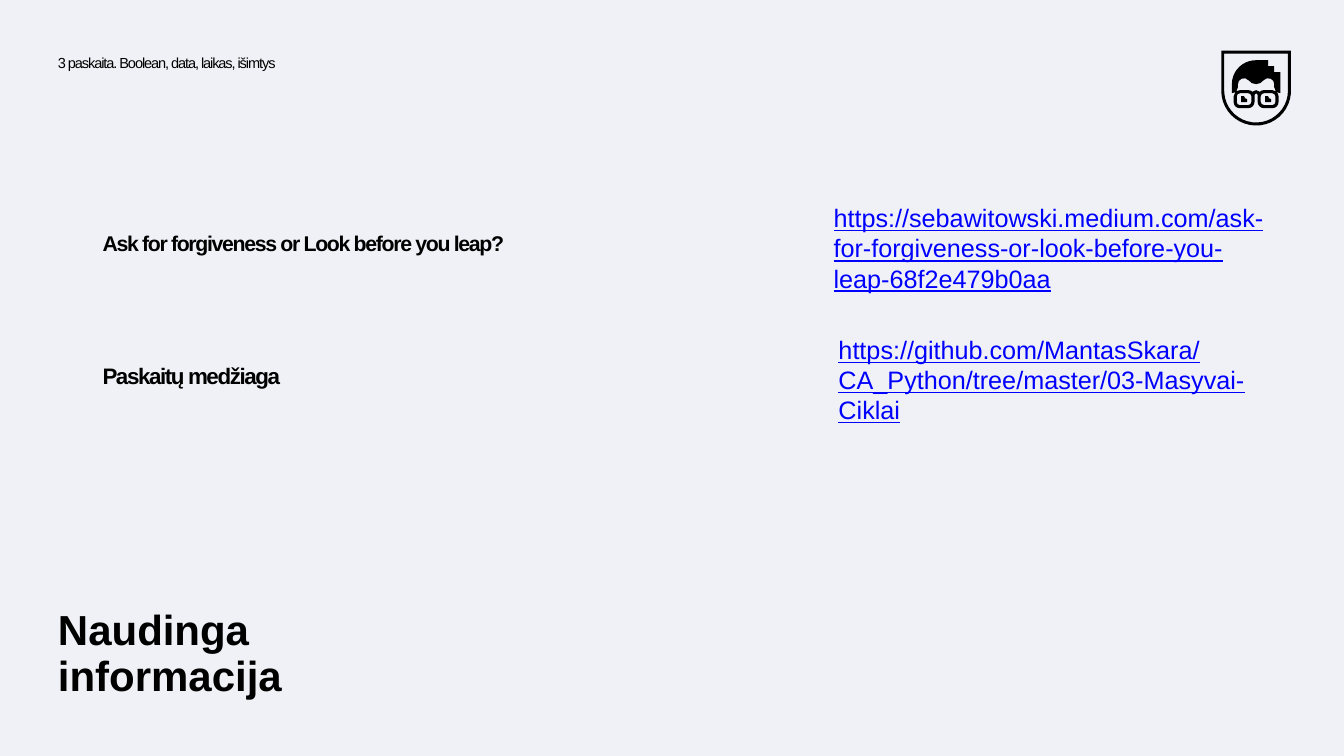
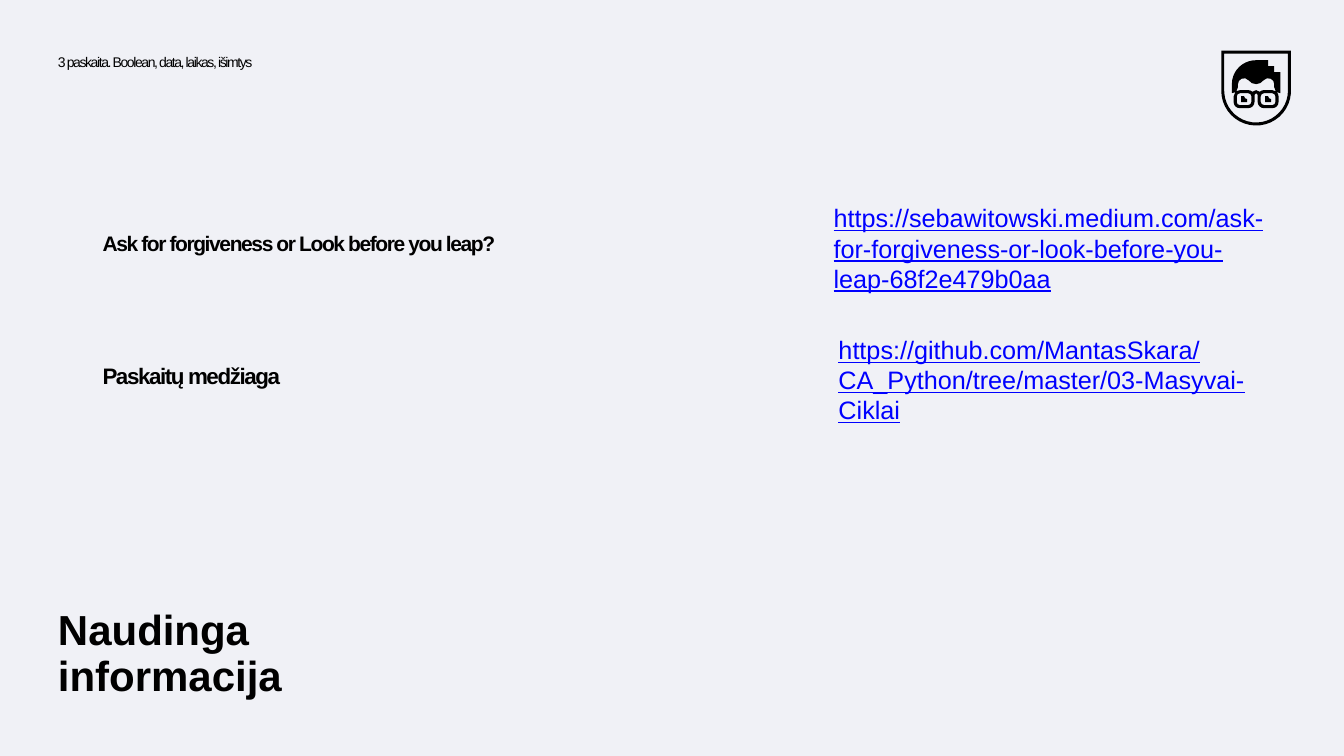
Before and after one commit to MantsSk/CA_Python, a slide deck: slide 36 of Skaidres/03_paskaita (Boolean,data, laikas, išimtys).pptx. Drawn at 1344x756 pixels with LibreOffice and Linux fonts; fonts in the diff are those of the drawing. Boxes give left, top, right and bottom in pixels: in the first picture for what was removed or moved away, otherwise in the second. Text is boxed around its words. In the diff, an @@ line names an element or a change of style, - is before the commit and + after.

Commit message:
nauja paskaita

```diff
--- a/Skaidres/03_paskaita (Boolean,data, laikas, išimtys).pptx
+++ b/Skaidres/03_paskaita (Boolean,data, laikas, išimtys).pptx
@@ text "3 paskaita. Boolean, data, laikas, ..." at [58,57,252,70]: size 10.4 to 10 pt, letter spacing -0.8 to -1 pt @@
@@ text "Ask for forgiveness or Look ..." at [103,235,495,255]: size 15.2 to 15 pt, letter spacing -0.9 to -1 pt @@
```
Also in this commit, not shown: 12 other slides changed, 22 other files.
